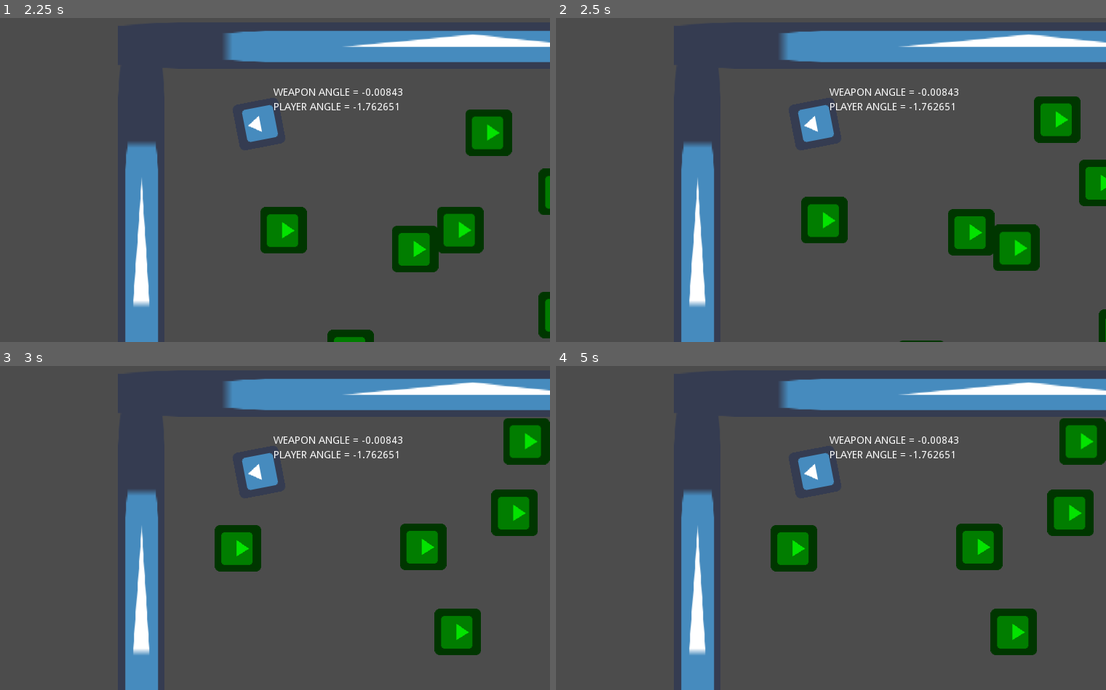
Above: before the commit, frames 1-4 (two rows, left to right).
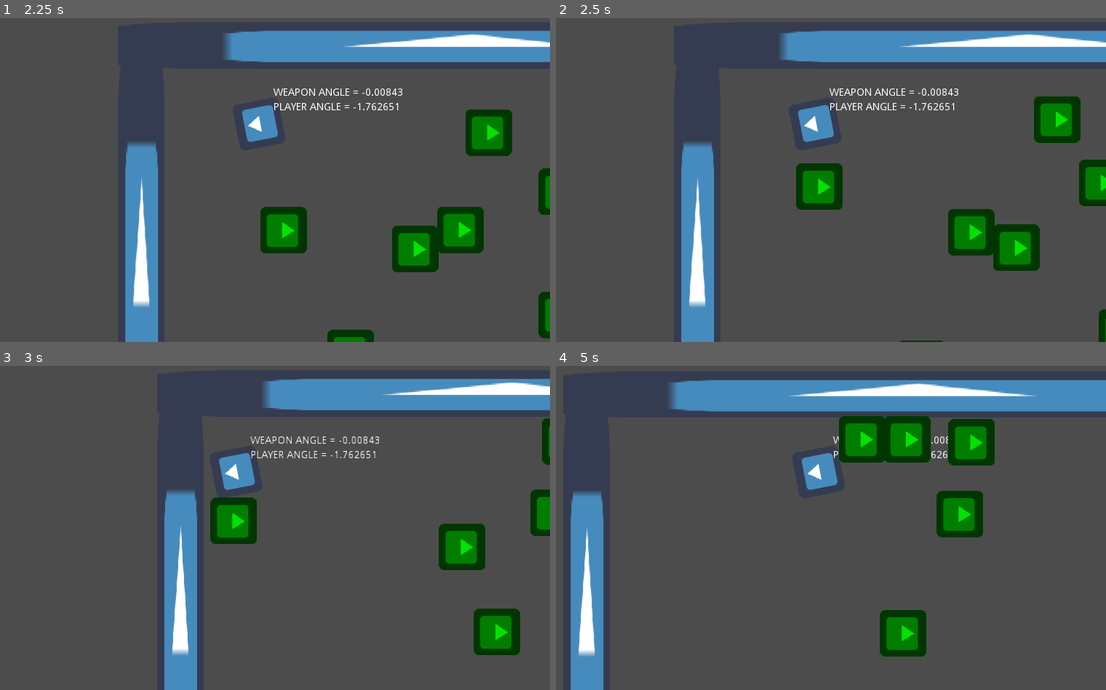
Above: after the commit, the same moments.

Repository: Cuppit/adv2
Game: Godot game, scene res://DebugRoom.tscn
Same seed, same stepped clock (60 frames per second), same inputs: the game is played once before the commit and once after it. The engine's default icon, where the game draws it, is replaced by a stand-in: a white triangle on a blue panel in a dark square.
Inputs (mouse positions are in pixels of both pictures, inside the frame that each line leads up to):
- Up to frame 1 (2.25 s): tap Enter at 0.5 s; move the mouse to (385, 102) at 0.52 s; hold Right (ui_right) 0.53-1.28 s; click (385, 102) at 0.6 s; move the mouse to (143, 144) at 1.27 s; hold Down (ui_down) 1.28-2.03 s; click (143, 144) at 1.35 s; move the mouse to (319, 27) at 2.02 s; hold Right (ui_right) from 2.03 s (still down); click (319, 27) at 2.1 s
- Up to frame 2 (2.5 s): keep holding Right (ui_right)
- Up to frame 3 (3 s): move the mouse to (231, 560) at 2.77 s; release Right (ui_right) at 2.78 s; hold Up (ui_up) from 2.78 s (still down); click (231, 560) at 2.85 s
- Up to frame 4 (5 s): move the mouse to (990, 537) at 3.52 s; release Up (ui_up) at 3.53 s; hold Left (ui_left) from 3.53 s (still down); click (990, 537) at 3.6 s; move the mouse to (638, 408) at 4.27 s; click (638, 408) at 4.35 s

Frame 1 is identical in both runs. In frame 2, 2.0% of the frame differs, in the area x 43-54%, y 44-70%; in frame 3, 19%; in frame 4, 24%, in the area x 2-100%, y 3-100%.

Commit message:
Attempted to implement "knockback", fell into scope-creep trap of trying to reinvent how to process attacks internally, and am now considering starting again from scratch using lessons learned.

Diff:
--- /dev/null
+++ b/Effect.gd
@@ -0,0 +1,41 @@
+# This is a generic object used to hold data about
+# an effect being imposed on a character (most commonly an "attack").
+
+
+
+extends Node
+
+var hp_change = 0 #
+var knockback = 0 # The force of knockback being applied to the target of this attack.
+var flinch = false # Whether or not the target "flinches" when affected by this effect
+				   # (cancelling any in-progress actions and blocking actions taken for some
+				   #  very short period of time, such as 0.25 seconds)
+var signal_to_emit = null
+
+
+# Called when the node enters the scene tree for the first time.
+func _ready():
+	pass # Replace with function body.
+
+func init(hp_chng=0,kb=0,flin=false):
+	hp_change=hp_chng
+	knockback=kb
+	flinch=flin
+
+	pass
+
+
+# Manually set HP change this effect causes.
+func set_hp(amt):
+	hp_change = amt
+
+# Manually set knockback.
+func set_knockback(kb):
+	knockback = kb
+
+func set_flinch(fln):
+	flinch = fln
+
+# Called every frame. 'delta' is the elapsed time since the previous frame.
+#func _process(delta):
+#	pass
--- /dev/null
+++ b/Effect.tscn
@@ -0,0 +1,6 @@
+[gd_scene load_steps=2 format=2]
+
+[ext_resource path="res://Effect.gd" type="Script" id=1]
+
+[node name="Effect" type="Node"]
+script = ExtResource( 1 )
--- a/Enemy.gd
+++ b/Enemy.gd
@@ -23,6 +23,10 @@
 var patrol_idle_time = 2 # Amount of time this enemy stands still before continuing movement during patrol
 var aggroed = false
 
+var target = null # Node instance this enemy follows when following an entity.
+
+
+
 # Called when the node enters the scene tree for the first time.
 func _ready():
 	rotate(PI/2) # Initialize rotation so chin is facing mouse
@@ -31,71 +35,9 @@
 
 
 func _physics_process(delta):
-	move_and_slide(velocity, Vector2.UP)
-	"""
-
-	# Rotation based on mouse position
-	#var xvect = position.x - get_global_mouse_position().x
-	#var yvect = position.y - get_global_mouse_position().y
-
-	#rotation = atan(yvect/xvect)
-	rotate(get_angle_to(get_global_mouse_position()))
-	#var rotspeed : = 12.0
-	#var target_angle : = get_angle_to(get_global_mouse_position())
-	#var rotation_amount : = min(abs(target_angle), rotspeed * delta) * sign(target_angle)
-	#rotate(rotation_amount)
-	#rotation = acos( xvect / sqrt(pow(xvect,2) + pow(yvect,2)) )
-
-
-
-	# Moving
-	var velocity = Vector2()
-	if Input.is_action_pressed("ui_right"):
-		velocity.x += 1
-	if Input.is_action_pressed("ui_left"):
-		velocity.x -= 1
-	if Input.is_action_pressed("ui_down"):
-		velocity.y += 1
-	if Input.is_action_pressed("ui_up"):
-		velocity.y -= 1
-	if velocity.length() > 0:
-		velocity = velocity.normalized() * speed
-
+	follow_target() # Follows current target, if any.
 	move_and_slide(velocity, Vector2.UP)
 
-	# Attacking
-
-	if Input.is_action_just_pressed("attack"):
-
-		if (curre_weapon == null):
-			print("attacking. curr_weapon value is presently: "+str(curre_weapon))
-			curre_weapon = Weapon.instance()
-			print("   -after instancing weapon during attack, curr_weapon="+str(curre_weapon))
-			curre_weapon.position = $EnemyPosition.position
-			#curr_weapon.position.x += 50
-			curre_weapon.position.y += 50
-
-			var weap_angle = $EnemyPosition.get_angle_to(get_global_mouse_position()) - PI/2
-			$WeaponAnchor.rotation = weap_angle
-
-
-			#weapon.add_collision_exception_with(self) # don't want player to collide with bullet
-			#actual weapon rotation
-			#curr_weapon.get_node("WeaponSwing").play()
-
-			$WeaponAnchor.add_child(curre_weapon)
-
-	"""
-	#If an attack is in progress (inidicated by the weapon still existing)...
-	if (curre_weapon != null):
-		#...ensure it stays connected to the player that swung it.
-		#curr_weapon.position = $PlayerPosition.position
-		pass
-
-# Called every frame. 'delta' is the elapsed time since the previous frame.
-
-
-# This function handles behavior activity of this enemy
 
 func proc_behavior():
 
@@ -106,15 +48,7 @@
 	proc_behavior()
 	pass
 
-
-
-# --- Misc Utility Functions ---
-
-
-
-
-	# TODO: design and break down the behavior of an enemy every game cycle
-	pass
+# DEPRECATED: use "process_effect()" instead
 func sustain_hit():
 	hp = hp-1
 	if (hp <= 0):
@@ -122,6 +56,16 @@
 		emit_signal("hit")
 		$CollisionShape2D.set_deferred("disabled", true)
 
+func process_effect(effect):
+	hp += effect.hp_change
+
+
+	var somestr = "hi"
+	print(str(somestr.type()))
+
+
+
+	pass
 
 func _on_PatrolMoveTimer_timeout():
 	$PatrolMoveTimer.stop()
@@ -140,3 +84,24 @@
 
 
 	pass # Replace with function body.
+
+func follow_target():
+		if (target != null):
+			var direction = target.position - position
+			direction = direction.normalized()
+			velocity += direction * speed
+
+func _on_AggroRadius_body_entered(body):
+
+
+	if (body.is_in_group("player_allies")):
+			# stop patrol timers
+		$PatrolMoveTimer.stop()
+		$PatrolIdleTimer.stop()
+
+		target = body
+	# continually move and adjust direction to
+	# move towards player
+
+
+	# get_angle_to(get_global_mouse_position())
--- a/Enemy.tscn
+++ b/Enemy.tscn
@@ -1,10 +1,13 @@
-[gd_scene load_steps=4 format=2]
+[gd_scene load_steps=5 format=2]
 
 [ext_resource path="res://icon.png" type="Texture" id=1]
 [ext_resource path="res://Enemy.gd" type="Script" id=2]
 
 [sub_resource type="RectangleShape2D" id=1]
 extents = Vector2( 31, 31 )
+
+[sub_resource type="CircleShape2D" id=2]
+radius = 110.018
 
 [node name="Enemy" type="KinematicBody2D" groups=[
 "enemies",
@@ -40,5 +43,11 @@
 [node name="PatrolIdleTimer" type="Timer" parent="."]
 wait_time = 2.0
 autostart = true
+
+[node name="AggroRadius" type="Area2D" parent="."]
+
+[node name="CollisionShape2D" type="CollisionShape2D" parent="AggroRadius"]
+shape = SubResource( 2 )
 [connection signal="timeout" from="PatrolMoveTimer" to="." method="_on_PatrolMoveTimer_timeout"]
 [connection signal="timeout" from="PatrolIdleTimer" to="." method="_on_PatrolIdleTimer_timeout"]
+[connection signal="body_entered" from="AggroRadius" to="." method="_on_AggroRadius_body_entered"]
--- a/Weapon.gd
+++ b/Weapon.gd
@@ -2,6 +2,8 @@
 
 onready var Player = $Player
 onready var Enemy = $Enemy
+
+var Weapon = preload("res://Effect.tscn")
 
  # TODO WARNING: This assumes weapon is ALWAYS a child of WeaponAnchor!
 var weapon_owner
Not shown, added: Design Notes/20210305_1008_getting back to it.txt
Not shown, added: Design Notes/20210307_1358_baby steps.txt
